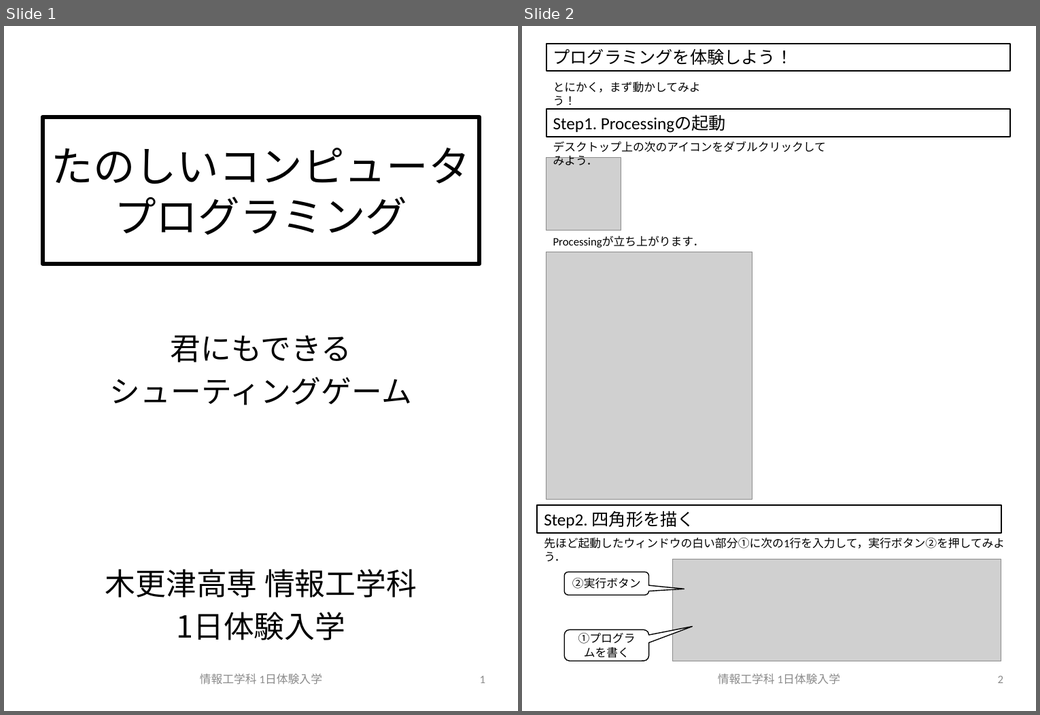
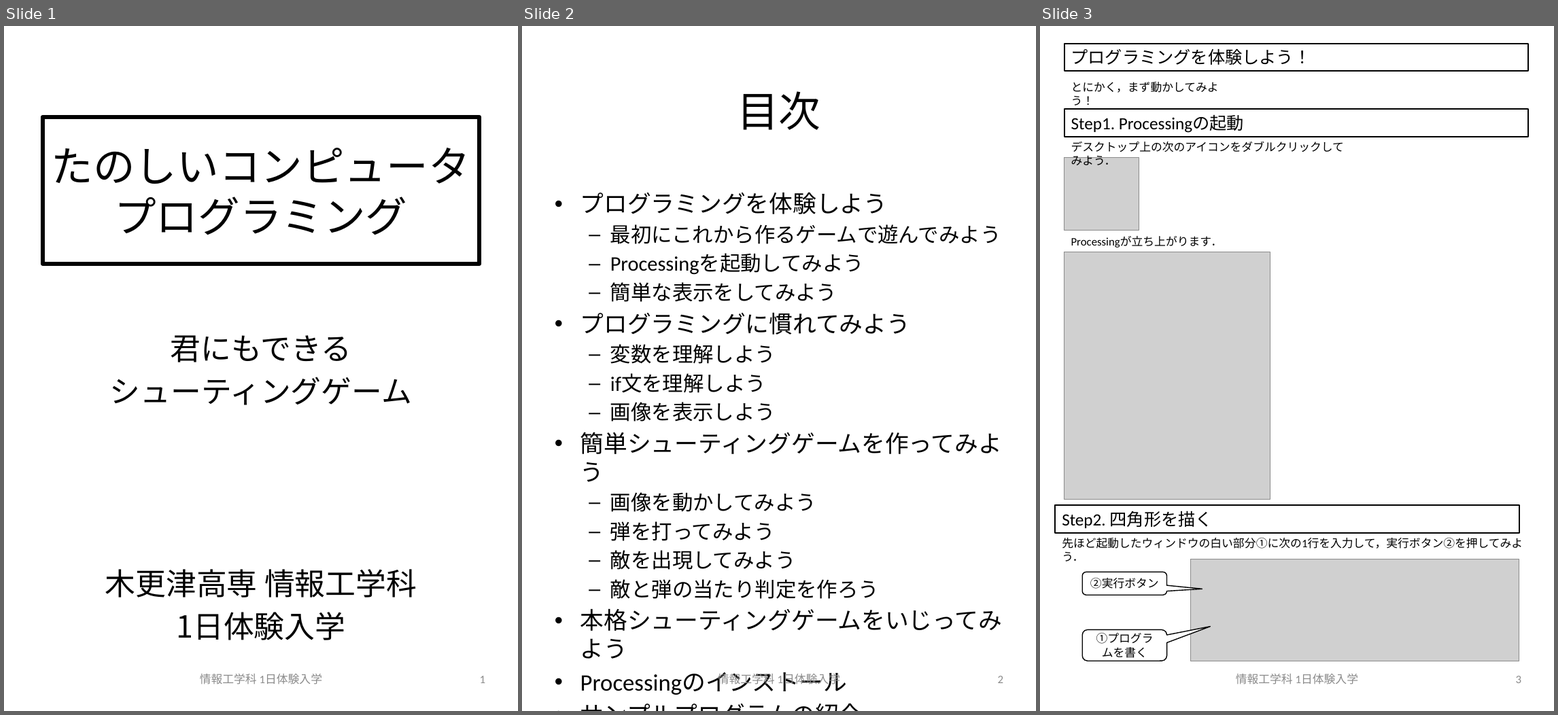
Before and after one commit to crotsu/ShootingGame_Taiken, a slide deck: Document/manual.pptx. Shown side by side, each under a label of ours: slides 1 and 2 before the commit, slides 1, 2 and 3 after it. The pictures are 1040x715 and 1558x715 pixels, drawn with LibreOffice and Linux fonts; fonts in the diff are those of the drawing; grey boxes stand for pictures. Boxes give left, top, right and bottom in pixels: in the first picture for what was removed or moved away, otherwise in the second. Text is boxed around its words. In the diff, an @@ line names an element or a change of style, - is before the commit and + after.

Commit message:
作るべき教材の方向性はわかった

```diff
--- a/Document/manual.pptx
+++ b/Document/manual.pptx
@@ slide 2 added at [522, 26, 1036, 711], background #FFFFFF @@
@@ title added at [737, 91, 821, 130], 44 pt, text #000000 @@
+目次
@@ text added at [580, 193, 1002, 631], 21.7 pt, text #000000 @@
+• プログラミングを体験しよう
+  – 最初にこれから作るゲームで遊んでみよう
+  – Processingを起動してみよう
+  – 簡単な表示をしてみよう
+• プログラミングに慣れてみよう
+  – 変数を理解しよう
+  – if文を理解しよう
+  – 画像を表示しよう
+• 簡単シューティングゲームを作ってみよう
+  – 画像を動かしてみよう
+  – 弾を打ってみよう
+  – 敵を出現してみよう
+  – 敵と弾の当たり判定を作ろう
+• 本格シューティングゲームをいじってみよう
+• Processingのインストール
+• サンプルプログラムの紹介
@@ text added at [718, 673, 840, 687], 12 pt, text #8C8C8C @@
+情報工学科 1日体験入学
@@ page number added at [998, 676, 1003, 684], 12 pt, text #8C8C8C @@
+2
@@ what was slide 2 is now slide 3 @@
@@ page number at [1516, 676, 1521, 684]: text changed @@
-2
+3
```
Also in this commit, not shown: 1 slide changed, 6 other files.
